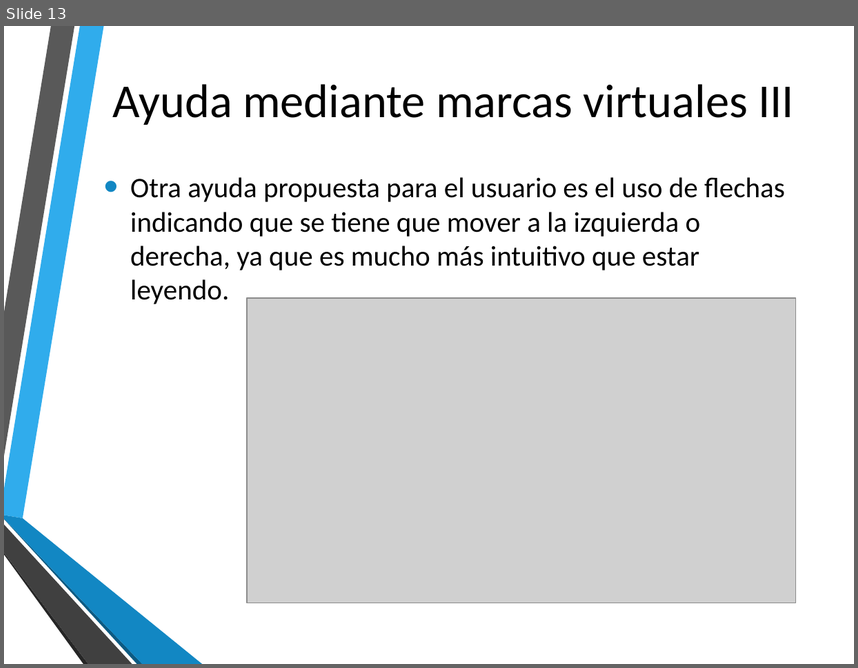
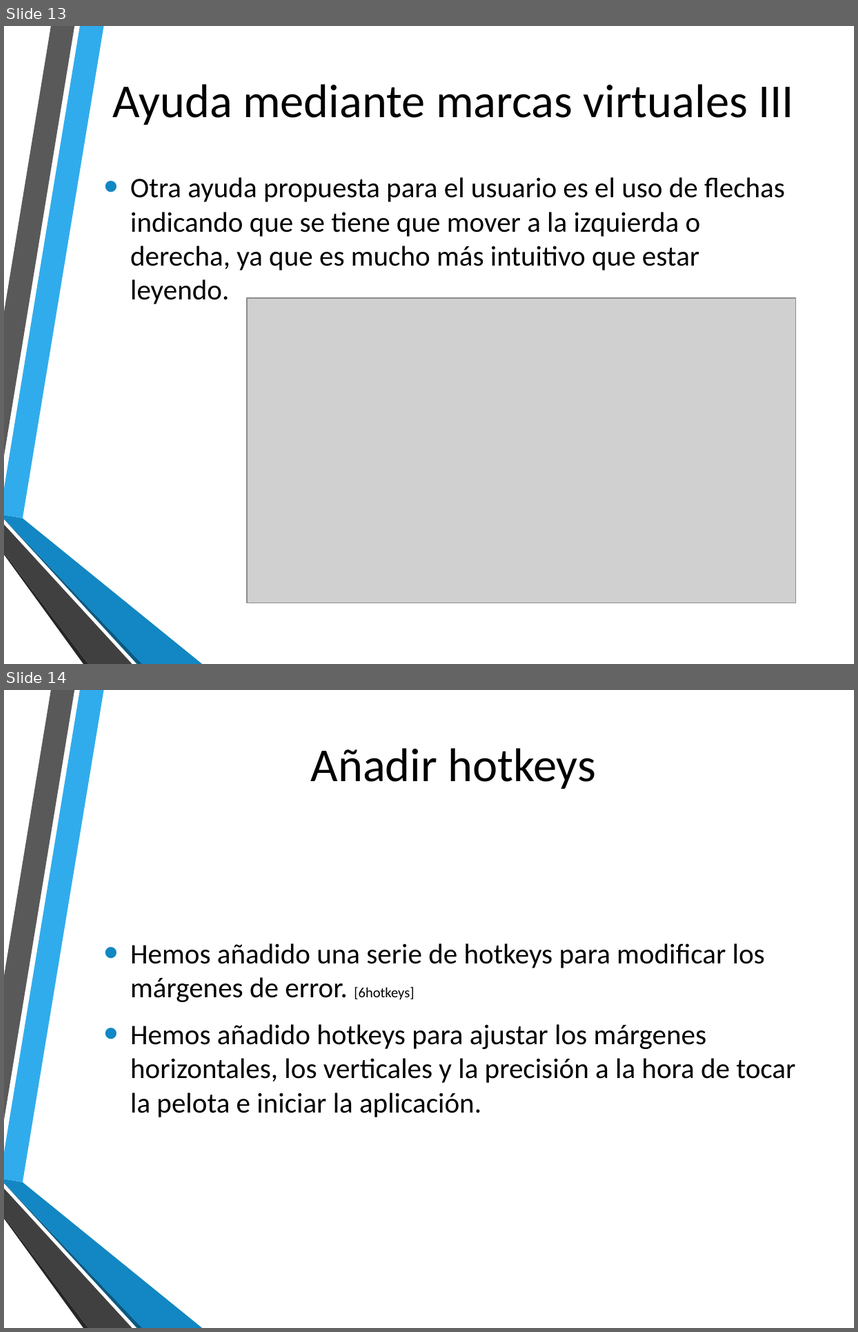
Before and after one commit to FPerezHernandez92/NPI-Kinect-v2, a slide deck: Presentación Práctica 1.pptx. Shown one above the other, each under a label of ours: slide 13 before the commit, slides 13 and 14 after it. The pictures are 858x668 and 858x1332 pixels, drawn with LibreOffice and Linux fonts; fonts in the diff are those of the drawing; grey boxes stand for pictures; background and template pictures are left out. Boxes give left, top, right and bottom in pixels: in the first picture for what was removed or moved away, otherwise in the second. Text is boxed around its words. In the diff, an @@ line names an element or a change of style, - is before the commit and + after.

```diff
--- a/Presentación Práctica 1.pptx
+++ b/Presentación Práctica 1.pptx
@@ slide 14 added at [4,690,854,1328], background picture (left out); not listed: 6 template elements that a slide beside it also shows @@
@@ title added at [311,748,596,789], 40 pt, text #000000 @@
+Añadir hotkeys
@@ text added at [130,943,795,1117], 24 pt, text #000000 @@
+• Hemos añadido una serie de hotkeys para modificar los márgenes de error. [6hotkeys]
+• Hemos añadido hotkeys para ajustar los márgenes horizontales, los verticales y la precisión a la hora de tocar la pelota e iniciar la aplicación.
```
Also in this commit, not shown: 3 slides changed, 1 slide removed, 12 other files.
